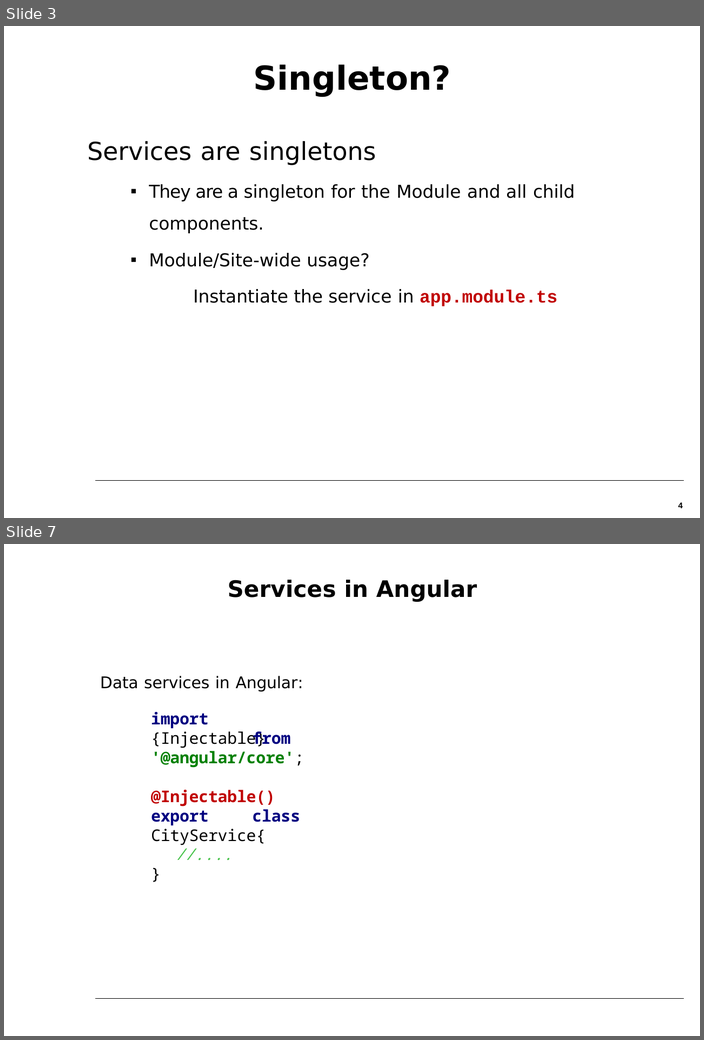
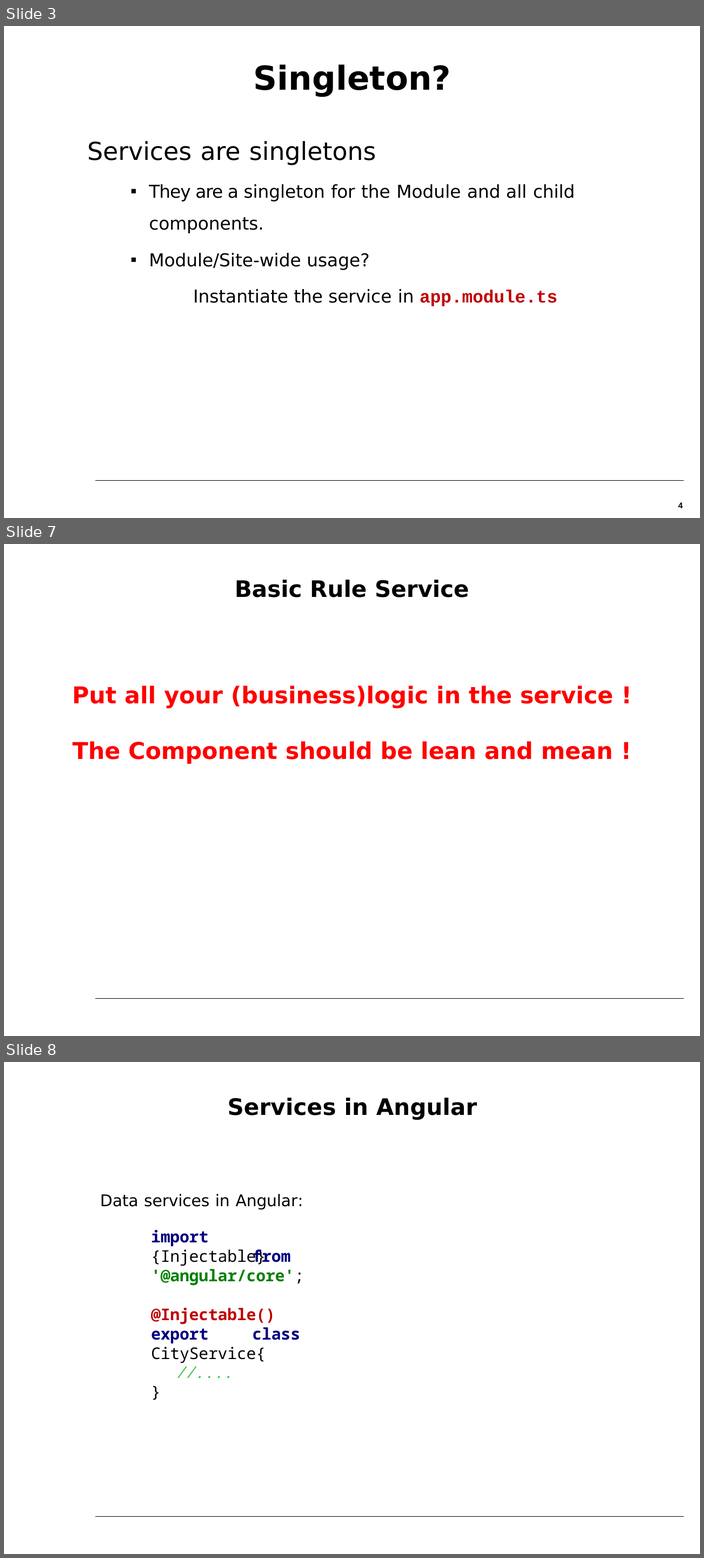
Before and after one commit to petereijgermans11/workshop-angular10, a slide deck: PPT/03- Angular Service.pptx. Shown one above the other, each under a label of ours: slides 3 and 7 before the commit, slides 3, 7 and 8 after it; the slides between them are not shown. The pictures are 704x1040 and 704x1558 pixels, drawn with LibreOffice and Linux fonts; fonts in the diff are those of the drawing. Boxes give left, top, right and bottom in pixels: in the first picture for what was removed or moved away, otherwise in the second. Text is boxed around its words. In the diff, an @@ line names an element or a change of style, - is before the commit and + after.

```diff
--- a/PPT/03- Angular Service.pptx
+++ b/PPT/03- Angular Service.pptx
@@ slide 7 added at (4, 544, 700, 1036), background #FFFFFF; not listed: 1 template element that a slide beside it also shows @@
@@ title added at (235, 580, 469, 597), 27.5 pt, text #000000, bold @@
+Basic Rule Service
@@ text added at (72, 685, 613, 764), 28 pt, text #FF0000, bold @@
+Put all your (business)logic in the service !
+The Component should be lean and mean !
@@ what was slide 7 is now slide 8 @@
```
Also in this commit, not shown: 3 slides changed, 11 other files.
